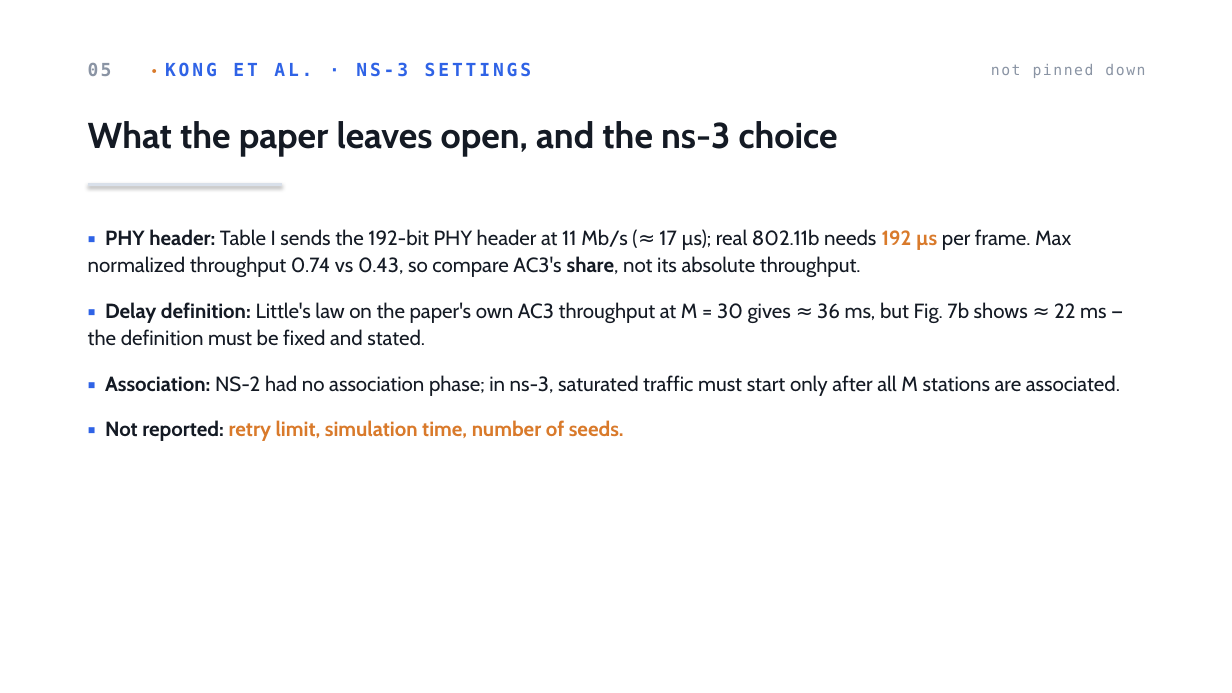
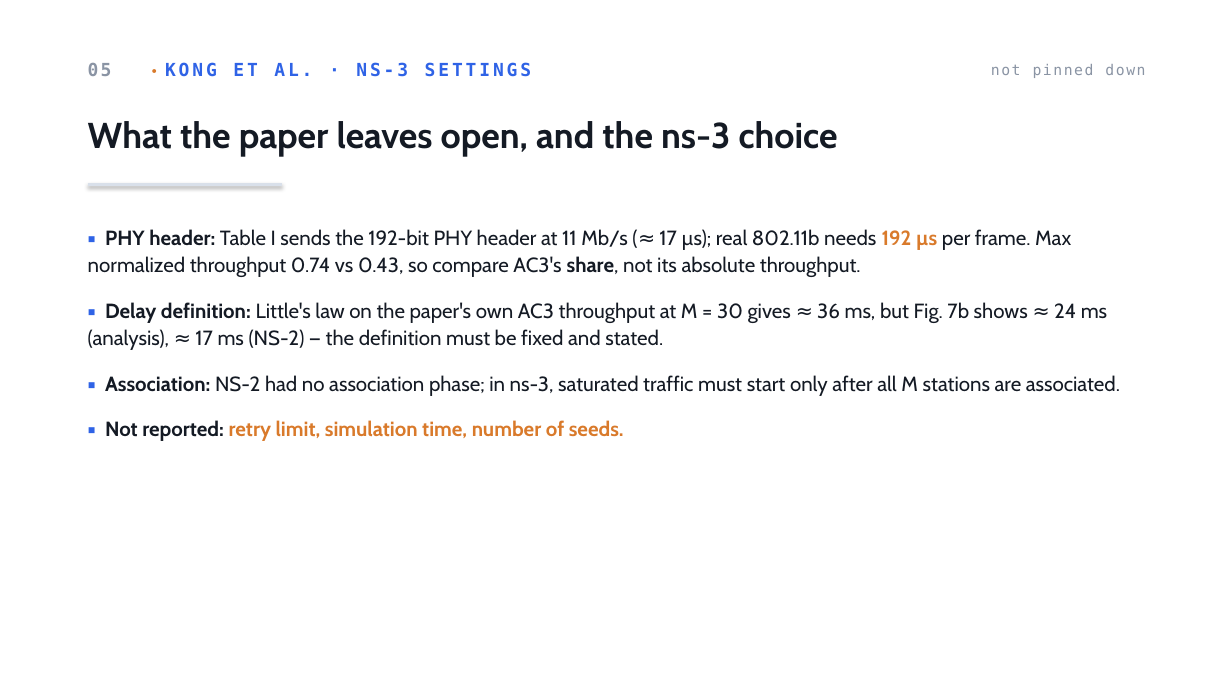
Before and after one commit to AhmadRifqi86/MWN-2026-M11402804-Rifqi, a slide deck: slide 6 of assets/ppt/a3-M11402804-AhmadRifqi.pptx. Drawn at 1232x693 pixels with LibreOffice and Linux fonts; fonts in the diff are those of the drawing. Boxes give left, top, right and bottom in pixels: in the first picture for what was removed or moved away, otherwise in the second. Text is boxed around its words. In the diff, an @@ line names an element or a change of style, - is before the commit and + after.

```diff
--- a/assets/ppt/a3-M11402804-AhmadRifqi.pptx
+++ b/assets/ppt/a3-M11402804-AhmadRifqi.pptx
@@ text at (88,302,1107,350): text changed @@
-▪ Delay definition: Little's law on the paper's own AC3 throughput at M = 30 gives ≈ 36 ms, but Fig. 7b shows ≈ 22 ms — the definition must be fixed and stated.
+▪ Delay definition: Little's law on the paper's own AC3 throughput at M = 30 gives ≈ 36 ms, but Fig. 7b shows ≈ 24 ms (analysis), ≈ 17 ms (NS-2) — the definition must be fixed and stated.
```
Also in this commit, not shown: 1 other slide changed, 20 other files.
